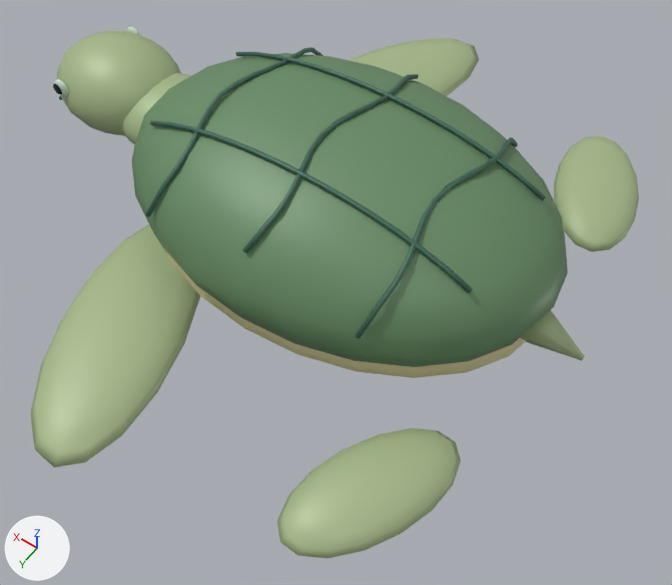
The glTF model public/models/turtle.glb, before and after one commit.
Both versions are drawn from a 50 mm lens placed at (-1.29, 1.84, 2.47), pointed at (-0.12, 0.19, -0.12). Every picture has the same lights, and +X, +Y and +Z are marked at lower left. The first picture is the older version. Vertices at exactly the same position are counted once.

Before the edit, the objects in view are built like this:
```python
me_sphere = bpy.data.meshes.new('Sphere')
me_sphere.from_pydata(...)  # 2086 vertices, 4096 faces; spans x -0.96..1.3, y -1.26..1.26, z -0.19..0.46
# faces by material slot: [528, 336, 756, 1804, 336, 336]
me_sphere.materials.append(mat_turtle_shell)  # green #678c65
me_sphere.materials.append(mat_turtle_underside)  # beige #d6ce9e
me_sphere.materials.append(mat_turtle_shell_seams)  # dark green #3c6656
me_sphere.materials.append(mat_turtle_skin)  # greyish green #a7b98b
me_sphere.materials.append(mat_iris___silver)  # light grey #d0e4d1
me_sphere.materials.append(mat_eyes___midnight)  # black #081b23
ob_animated_body = bpy.data.objects.new('Animated body', me_sphere)
ob_animated_body.location = (0.0, 0.0, 0.0)
```
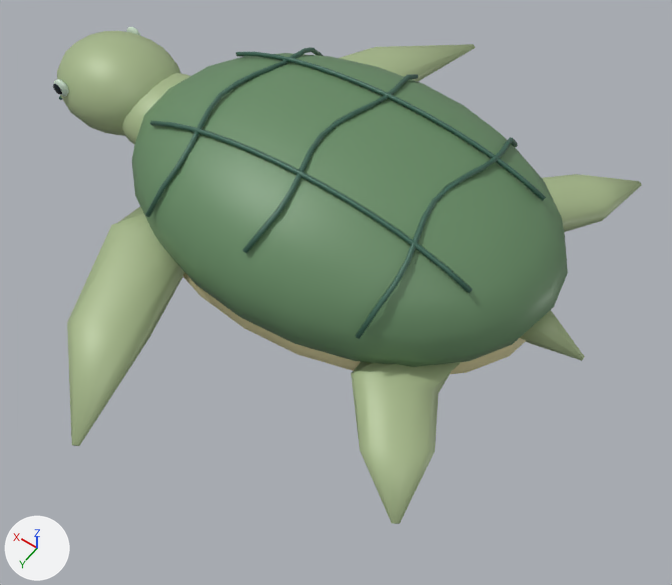
What differs and where, as boxes (x1, y1, x2, y2) in the pictures (672 x 585 px):
'Animated body', reshaped (7% shorter): before (30, 27, 639, 559); after (53, 27, 642, 524)
part 1 of me_sphere, rebuilt: before (30, 225, 201, 468); after (67, 207, 185, 446)
part 2 of me_sphere, rebuilt: before (349, 38, 479, 96); after (340, 44, 475, 82)
part 3 of me_sphere, added: after (542, 174, 642, 232)
part 4 of me_sphere, added: after (351, 362, 460, 524)
part 5 of me_sphere, deleted: before (554, 136, 639, 252)
part 6 of me_sphere, deleted: before (277, 428, 461, 559)

Edits to the bpy script that builds the scene:
```text
Change me_sphere:
    used by ob_animated_body; location = (0.0, 0.0, 0.0)
    remove me_sphere.from_pydata(...)  # 2086 vertices, 4096 faces; spans x -0.96..1.3, y -1.26..1.26, z -0.19..0.46
    add me_sphere.from_pydata(...)  # 1822 vertices, 3568 faces; spans x -0.96..1.3, y -1.19..1.19, z -0.19..0.46
    me_sphere part 1: the loose piece of 114 vertices spanning x 0.08..0.64, y 0.26..1.26, z -0.16..-0.03 is rebuilt with 48 vertices and now spans x 0.13..0.65, y 0.27..1.19, z -0.07..0.08
    me_sphere part 2: the loose piece of 114 vertices spanning x 0.08..0.64, y -1.26..-0.26, z -0.16..-0.03 is rebuilt with 48 vertices and now spans x 0.13..0.65, y -1.19..-0.27, z -0.07..0.08
    me_sphere part 3: a new loose piece of 48 vertices spanning x -0.79..-0.4, y -0.84..-0.27, z -0.06..0.07, in mat_turtle_skin (greyish green #a7b98b)
    me_sphere part 4: a new loose piece of 48 vertices spanning x -0.79..-0.4, y 0.27..0.84, z -0.06..0.07, in mat_turtle_skin (greyish green #a7b98b)
    me_sphere part 5: the loose piece of 114 vertices spanning x -0.84..-0.46, y -1.05..-0.47, z -0.16..-0.03 is deleted
    me_sphere part 6: the loose piece of 114 vertices spanning x -0.84..-0.46, y 0.47..1.05, z -0.16..-0.03 is deleted
```
